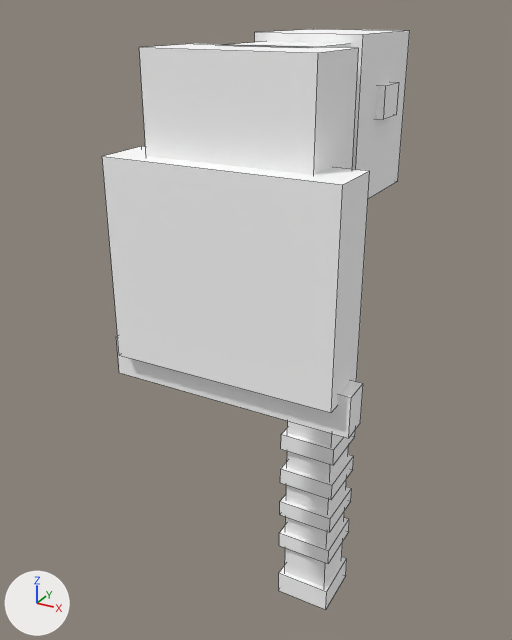
An edit to the OBJ model src/main/resources/assets/yuanxian/models/equipment/forging/forged_hoe.obj, drawn before and after from the same camera.
Camera for both pictures: a 50 mm camera at (0.975, -1.624, 1.171) aimed at (0.428, -0.63, 0.674). The lights are fixed; the arrows at lower left show +X, +Y and +Z. The first picture is the older version. Mesh edges are drawn as thin lines. Where no turn or scale is listed for an object, it has been applied to the vertices. Vertices at exactly the same position are counted once.

The first picture shows 'forged_hoe'.
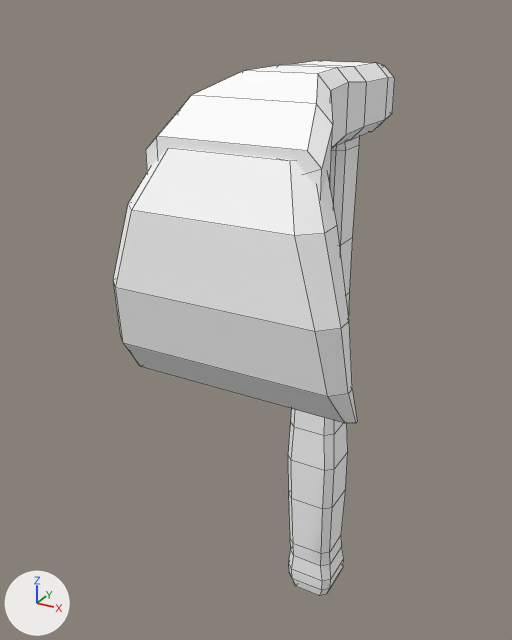
What differs and where, as boxes (x1, y1, x2, y2) in the pictures (512 x 640 px):
'forged_hoe', reshaped (8% narrower, 8% shorter): before (102, 29, 410, 610); after (113, 61, 395, 596)
part 1 of me_forged_hoe, rebuilt: before (285, 421, 348, 587); after (288, 137, 359, 596)
part 2 of me_forged_hoe, rebuilt (9% narrower): before (102, 146, 370, 413); after (113, 148, 357, 423)
part 3 of me_forged_hoe, added: after (146, 61, 395, 197)
part 4 of me_forged_hoe, deleted: before (280, 487, 351, 532)
part 5 of me_forged_hoe, deleted: before (280, 454, 354, 499)
part 6 of me_forged_hoe, deleted: before (279, 557, 347, 610)
part 7 of me_forged_hoe, deleted: before (281, 427, 355, 465)
part 8 of me_forged_hoe, deleted: before (139, 29, 410, 199)
part 9 of me_forged_hoe, deleted: before (116, 336, 363, 438)
part 10 of me_forged_hoe, deleted: before (279, 517, 349, 564)

What changed in the scene script:
```text
Change me_forged_hoe:
    used by ob_forged_hoe; location = (0.0, 0.0, 0.0)
    verts and faces of me_forged_hoe; kept vertices keep their numbers, new ones are numbered from 96
    before: 32 (0.306, -0.856, 0.644) at pixel (119, 372), 33 (0.306, -0.812, 0.644), 34 (0.694, -0.812, 0.644) at pixel (360, 422), 35 (0.694, -0.856, 0.644) at pixel (348, 438), 36 (0.306, -0.812, 0.706)
    before: 37 (0.306, -0.856, 0.706) at pixel (116, 336), 38 (0.694, -0.856, 0.706) at pixel (351, 397), 39 (0.694, -0.812, 0.706) at pixel (363, 383)
    before: 64 (0.444, -0.556, 0.125) at pixel (279, 545), 65 (0.444, -0.444, 0.125), 66 (0.556, -0.444, 0.125) at pixel (348, 531), 67 (0.556, -0.556, 0.125) at pixel (328, 563), 68 (0.444, -0.444, 0.159)
    before: 69 (0.444, -0.556, 0.159) at pixel (279, 532), 70 (0.556, -0.556, 0.159) at pixel (328, 550), 71 (0.556, -0.444, 0.159) at pixel (349, 518)
    remove me_forged_hoe.from_pydata(...)  # 96 vertices, 72 faces; spans x 0.306..0.694, y -0.875..-0.394, z 0.0..1.138
    add me_forged_hoe.from_pydata(...)  # 232 vertices, 224 faces; spans x 0.311..0.689, y -0.892..-0.397, z 0.0..1.091
    me_forged_hoe part 1: the loose piece of 8 vertices spanning x 0.453..0.547, y -0.547..-0.453, z 0.0..1.062 is rebuilt with 128 vertices and now spans x 0.449..0.551, y -0.549..-0.431, z 0.0..1.068
    me_forged_hoe part 2: the loose piece of 8 vertices spanning x 0.325..0.675, y -0.875..-0.787, z 0.688..0.988 is rebuilt with 40 vertices and now spans x 0.311..0.689, y -0.892..-0.762, z 0.644..1.0
    me_forged_hoe part 3: a new loose piece of 64 vertices spanning x 0.369..0.631, y -0.835..-0.397, z 0.905..1.091, in mat_m0 (its picture is missing)
    me_forged_hoe part 4: the loose piece of 8 vertices spanning x 0.444..0.556, y -0.556..-0.444, z 0.206..0.241 is deleted
    me_forged_hoe part 5: the loose piece of 8 vertices spanning x 0.444..0.556, y -0.556..-0.444, z 0.288..0.322 is deleted
    me_forged_hoe part 6: the loose piece of 8 vertices spanning x 0.444..0.556, y -0.556..-0.444, z 0.0..0.05 is deleted
    me_forged_hoe part 7: the loose piece of 8 vertices spanning x 0.444..0.556, y -0.556..-0.444, z 0.369..0.403 is deleted
    me_forged_hoe part 8
    32 vertices are removed from x 0.375..0.625, y -0.844..-0.394, z 0.887..1.138
    24 faces are deleted
    me_forged_hoe part 9
    add delete_vertices([*range(32, 40)])  # with the faces that use them
    me_forged_hoe part 10
    add delete_vertices([*range(64, 72)])  # with the faces that use them
```
